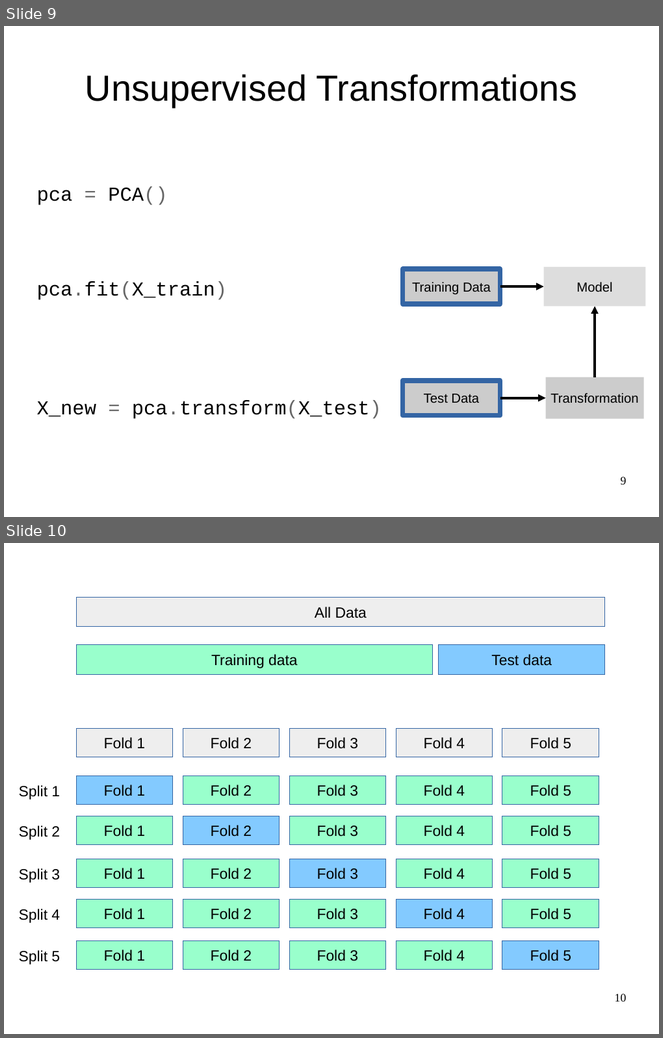
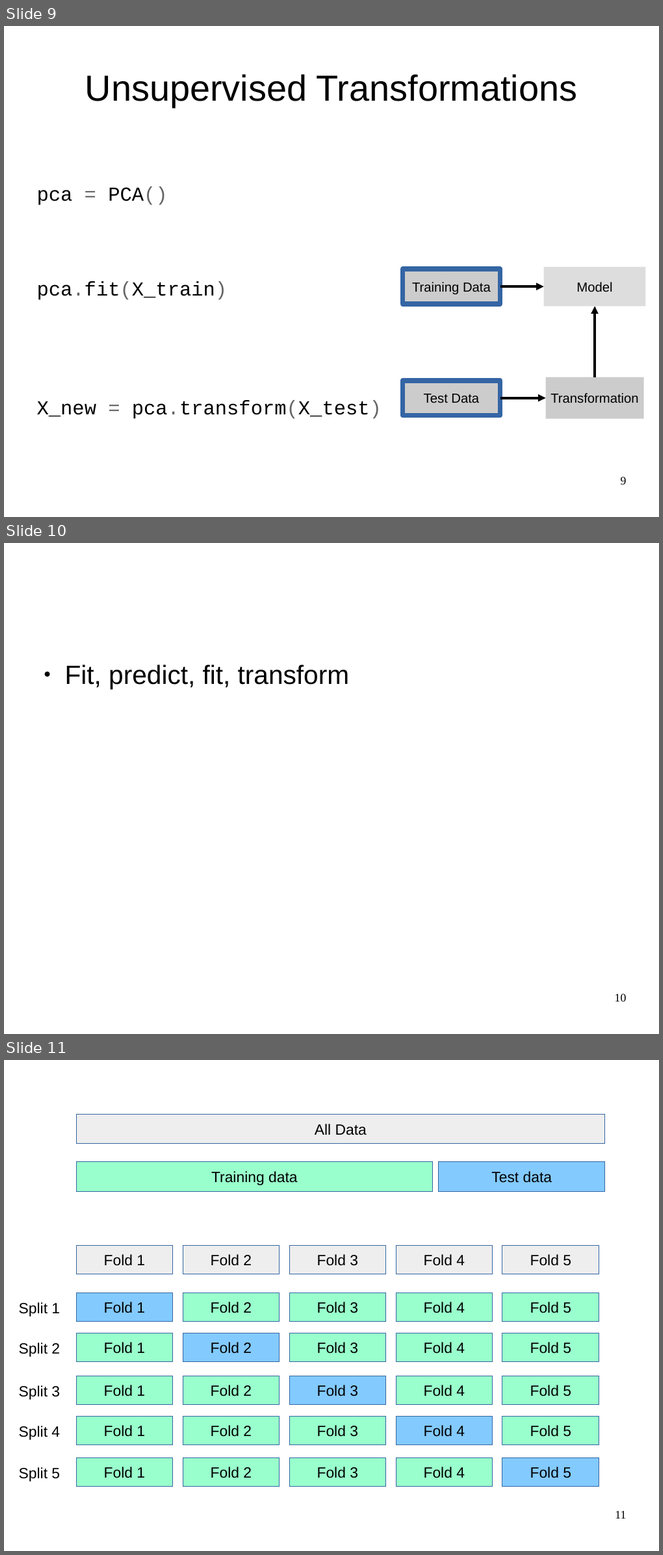
Before and after one commit to amueller/talks_odt, a slide deck: nyc-open-data-2015-andvanced-sklearn.odp. Shown one above the other, each under a label of ours: slides 9 and 10 before the commit, slides 9, 10 and 11 after it. The pictures are 663x1038 and 663x1555 pixels, drawn with LibreOffice and Linux fonts; fonts in the diff are those of the drawing. Boxes give left, top, right and bottom in pixels: in the first picture for what was removed or moved away, otherwise in the second. Text is boxed around its words. In the diff, an @@ line names an element or a change of style, - is before the commit and + after.

```diff
--- a/nyc-open-data-2015-andvanced-sklearn.odp
+++ b/nyc-open-data-2015-andvanced-sklearn.odp
@@ slide 10 added at box(4, 543, 659, 1034), background #FFFFFF @@
@@ text added at box(65, 665, 350, 689), 32 pt, text #000000 @@
+● Fit, predict, fit, transform
@@ page number added at box(615, 994, 627, 1002), 14 pt, text #000000 @@
+10
@@ what was slide 10 is now slide 11 @@
@@ page number at box(615, 1511, 626, 1519): text changed @@
-10
+11
```
Also in this commit, not shown: 7 slides changed, 1 other slide added, 1 slide removed.
